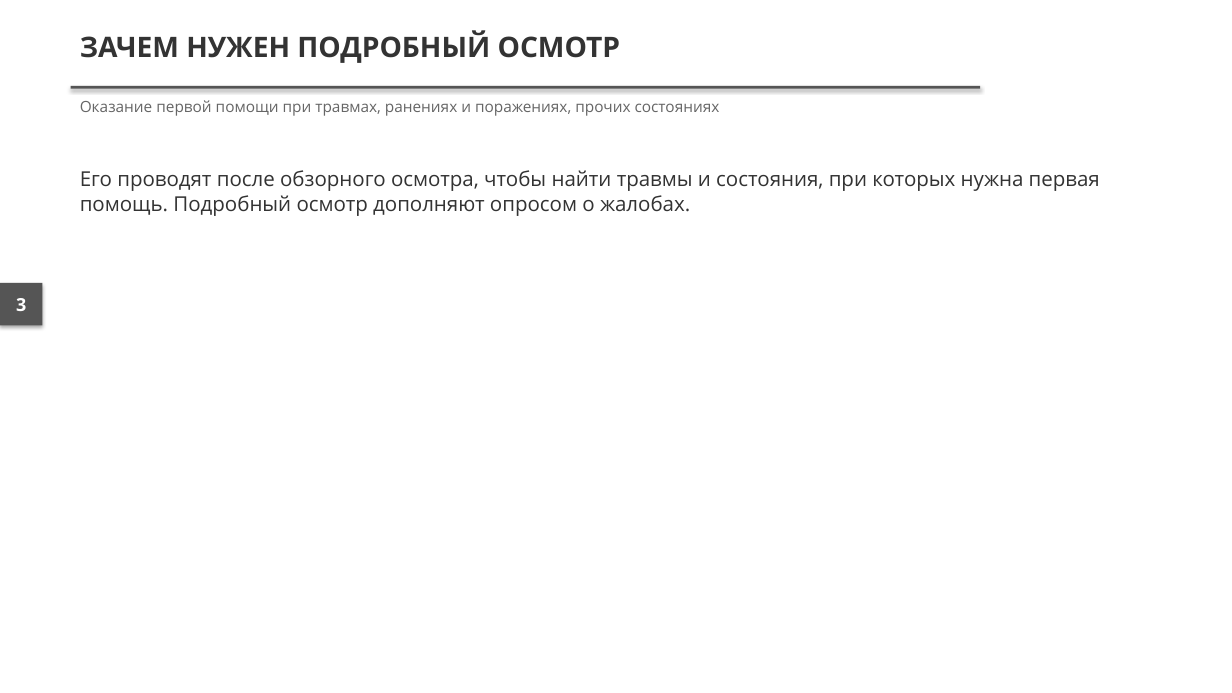
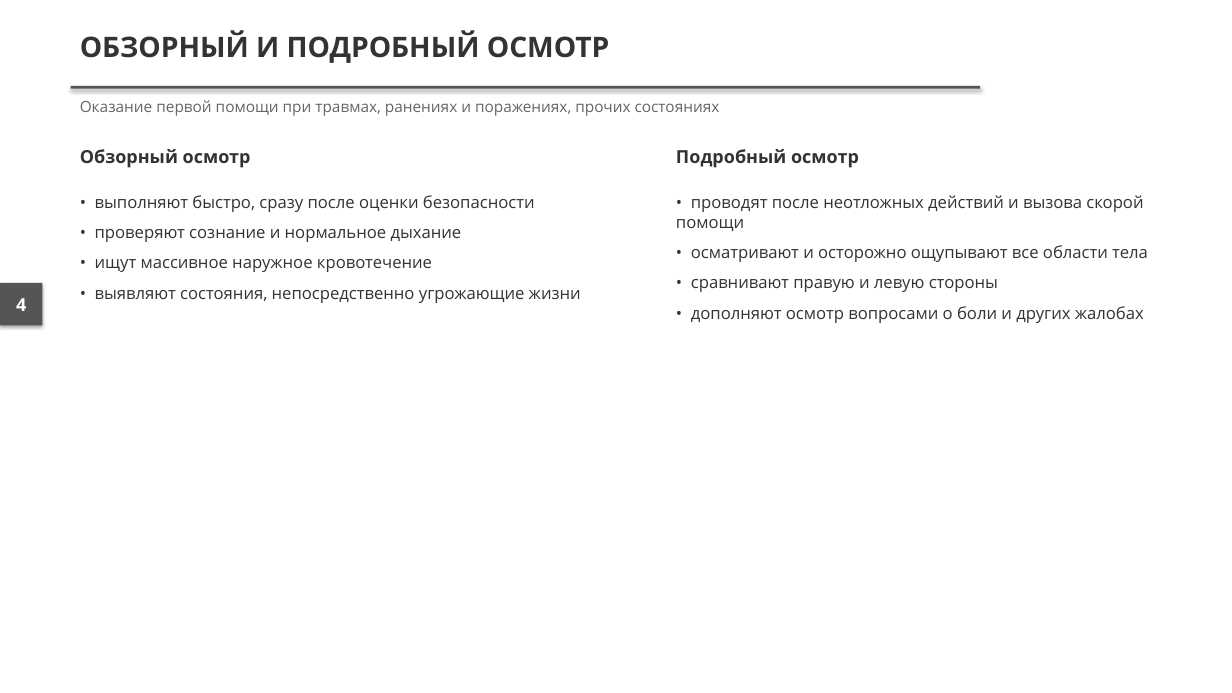
Before and after one commit to lysakalenushka-hash/-, a slide deck: slide 4 of presentations/out/Подробный осмотр и опрос пострадавшего.pptx (slide 3 before the commit). Drawn at 1232x693 pixels with LibreOffice and Linux fonts; fonts in the diff are those of the drawing. Boxes give left, top, right and bottom in pixels: in the first picture for what was removed or moved away, otherwise in the second. Text is boxed around its words. In the diff, an @@ line names an element or a change of style, - is before the commit and + after.

```diff
--- a/presentations/out/Подробный осмотр и опрос пострадавшего.pptx
+++ b/presentations/out/Подробный осмотр и опрос пострадавшего.pptx
@@ text at <box>80,31,610,63</box>: text changed @@
-ЗАЧЕМ НУЖЕН ПОДРОБНЫЙ ОСМОТР
+ОБЗОРНЫЙ И ПОДРОБНЫЙ ОСМОТР
@@ text at <box>80,149,251,168</box>: text changed; size 16 to 14 pt; bold on @@
-Его проводят после обзорного осмотра, чтобы найти травмы и состояния, при которых нужна первая помощь. Подробный осмотр дополняют опросом о жалобах.
+Обзорный осмотр
@@ text added at <box>676,149,859,168</box>, 14 pt, text #333333, bold @@
+Подробный осмотр
@@ text added at <box>95,195,581,303</box>, 13 pt, text #333333 @@
+• выполняют быстро, сразу после оценки безопасности
+• проверяют сознание и нормальное дыхание
+• ищут массивное наружное кровотечение
+• выявляют состояния, непосредственно угрожающие жизни
@@ text added at <box>676,195,1148,323</box>, 13 pt, text #333333 @@
+• проводят после неотложных действий и вызова скорой помощи
+• осматривают и осторожно ощупывают все области тела
+• сравнивают правую и левую стороны
+• дополняют осмотр вопросами о боли и других жалобах
@@ text at <box>16,298,26,311</box>: text changed @@
-3
+4
```
Also in this commit, not shown: 4 other slides changed, 10 slides added, 3 slides removed, 50 other files.
